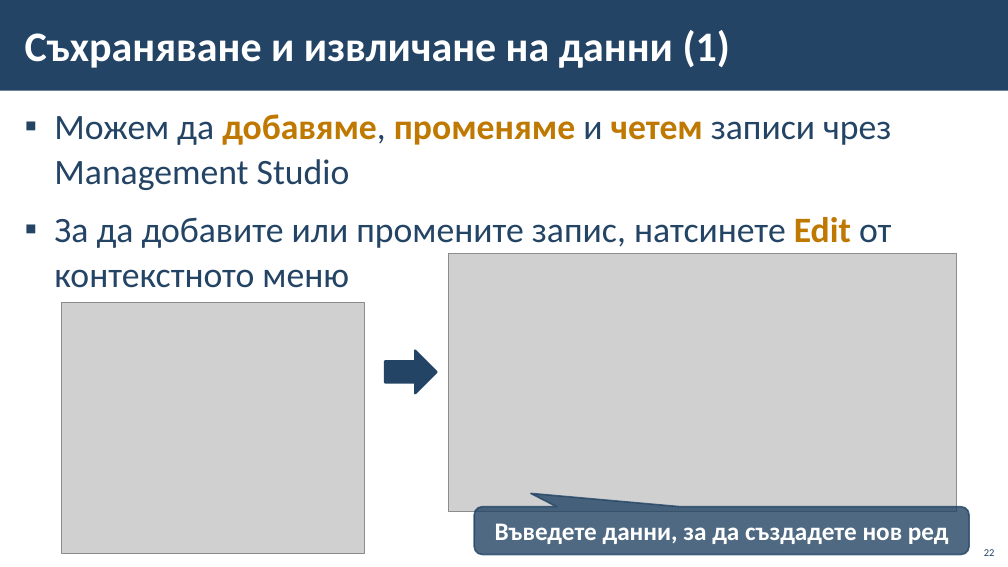
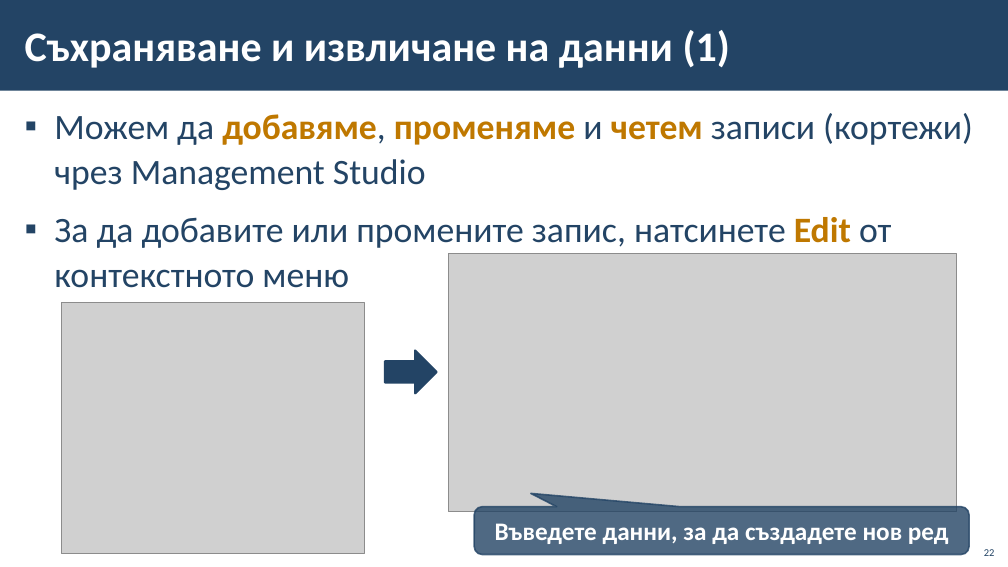
Before and after one commit to BG-IT-Edu/School-Programming, a slide deck: slide 22 of Courses/Software-Sciences/Module-3-Databases-New/03-Intro-to-MS-SQL-Server/03-Intro-to-MS-SQL-Server.pptx. Drawn at 1008x567 pixels with LibreOffice and Linux fonts; fonts in the diff are those of the drawing; grey boxes stand for pictures; background and template pictures are left out. Boxes give left, top, right and bottom in pixels: in the first picture for what was removed or moved away, otherwise in the second. Text is boxed around its words. In the diff, an @@ line names an element or a change of style, - is before the commit and + after.

```diff
--- a/Courses/Software-Sciences/Module-3-Databases-New/03-Intro-to-MS-SQL-Server/03-Intro-to-MS-SQL-Server.pptx
+++ b/Courses/Software-Sciences/Module-3-Databases-New/03-Intro-to-MS-SQL-Server/03-Intro-to-MS-SQL-Server.pptx
@@ text at [54,113,973,190]: text changed @@
-▪ Можем да добавяме, променяме и четем записи чрез Management Studio
+▪ Можем да добавяме, променяме и четем записи (кортежи) чрез Management Studio
```
Also in this commit, not shown: 1 other slide changed, 1 slide added, 1 other file.
